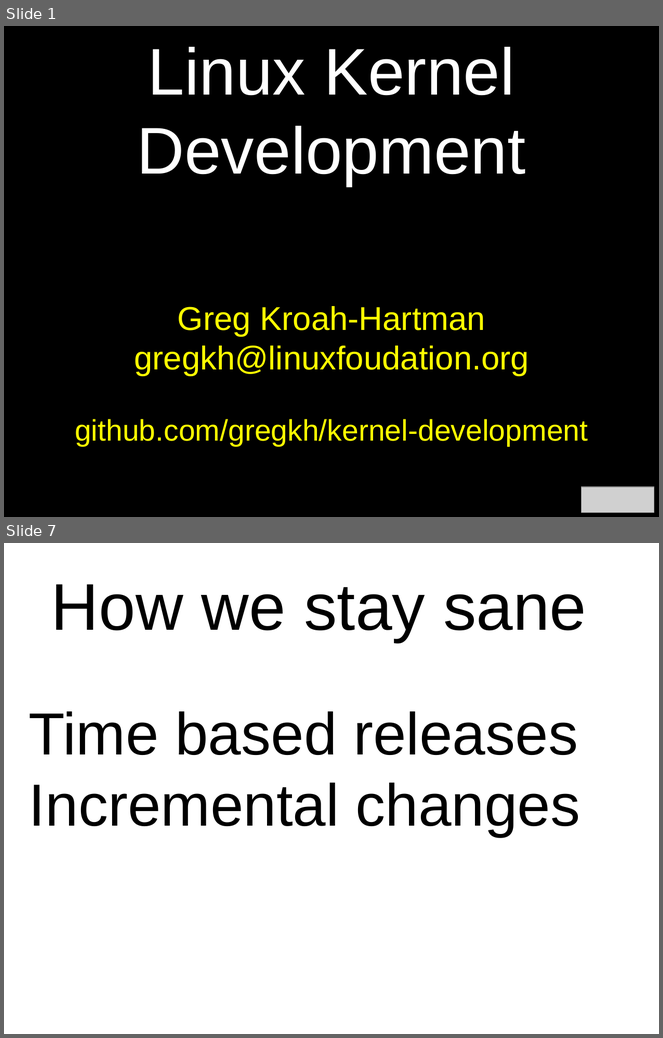
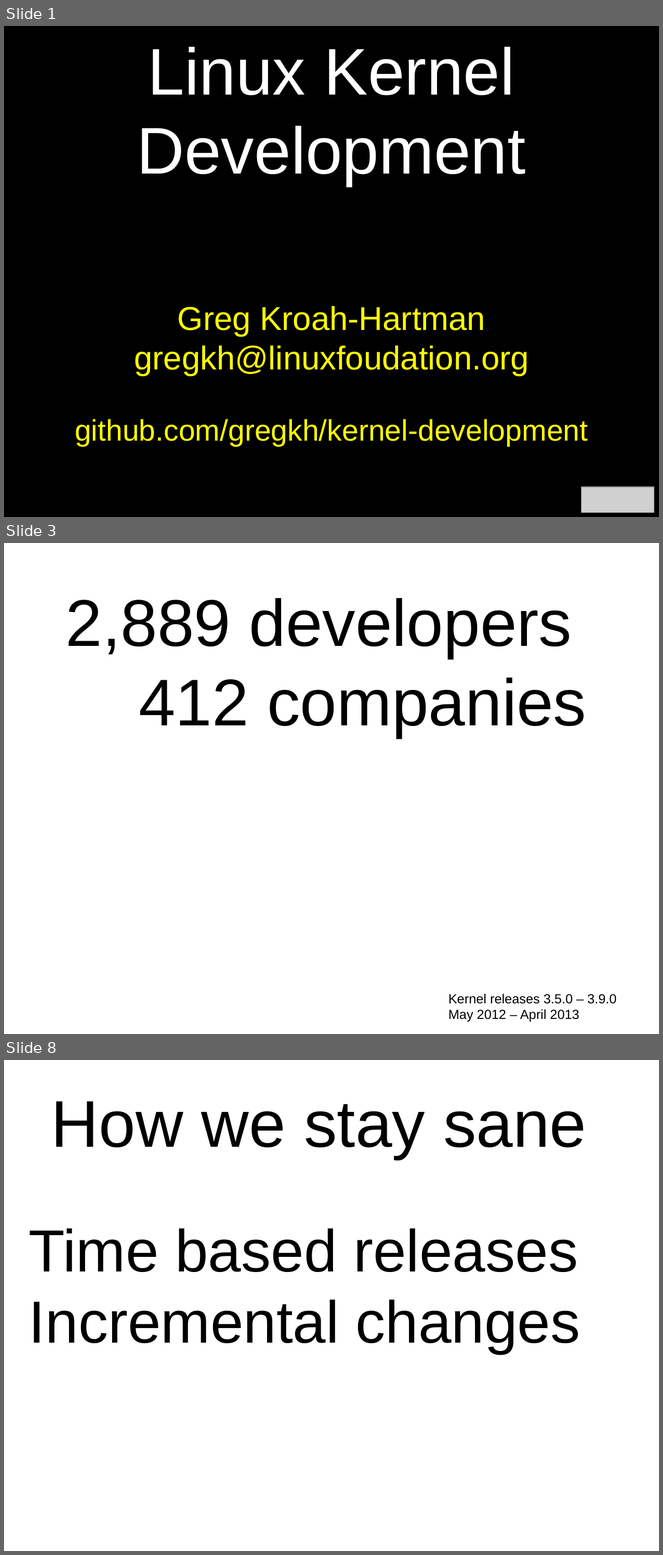
Before and after one commit to gregkh/kernel-development, a slide deck: kernel-development.odp. Shown one above the other, each under a label of ours: slides 1 and 7 before the commit, slides 1, 3 and 8 after it; the slides between them are not shown. The pictures are 663x1038 and 663x1555 pixels, drawn with LibreOffice and Linux fonts; fonts in the diff are those of the drawing; grey boxes stand for pictures. Boxes give left, top, right and bottom in pixels: in the first picture for what was removed or moved away, otherwise in the second. Text is boxed around its words. In the diff, an @@ line names an element or a change of style, - is before the commit and + after.

```diff
--- a/kernel-development.odp
+++ b/kernel-development.odp
@@ slide 3 added at (4,543,659,1034), background #FFFFFF @@
@@ text added at (66,598,586,737), 80 pt, text #000000 @@
+2,889 developers
+412 companies
@@ text added at (449,994,617,1022), 16 pt, text #000000 @@
+Kernel releases 3.5.0 – 3.9.0
+May 2012 – April 2013
@@ what was slide 7 is now slide 8 @@
```
Also in this commit, not shown: 18 slides changed, 1 other slide added, 1 slide removed, 1 other file.
